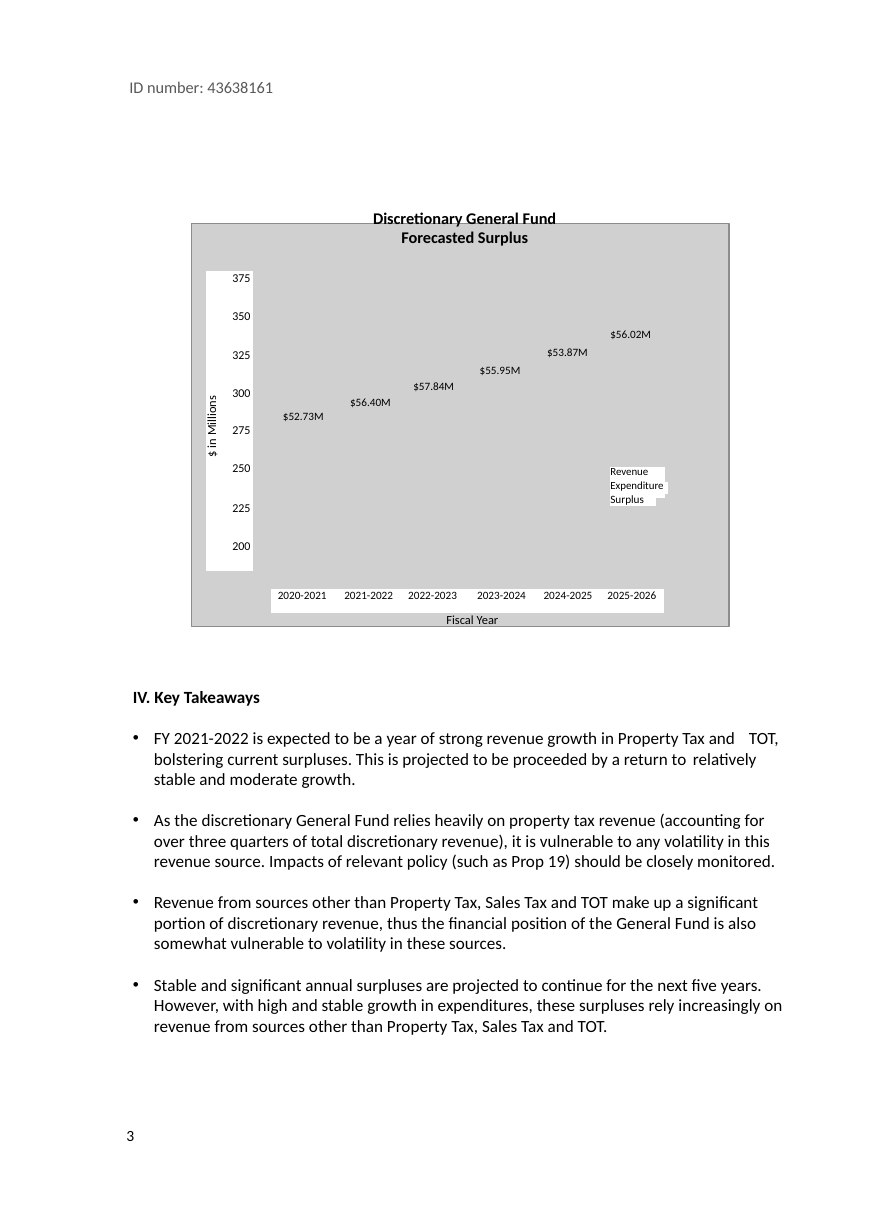
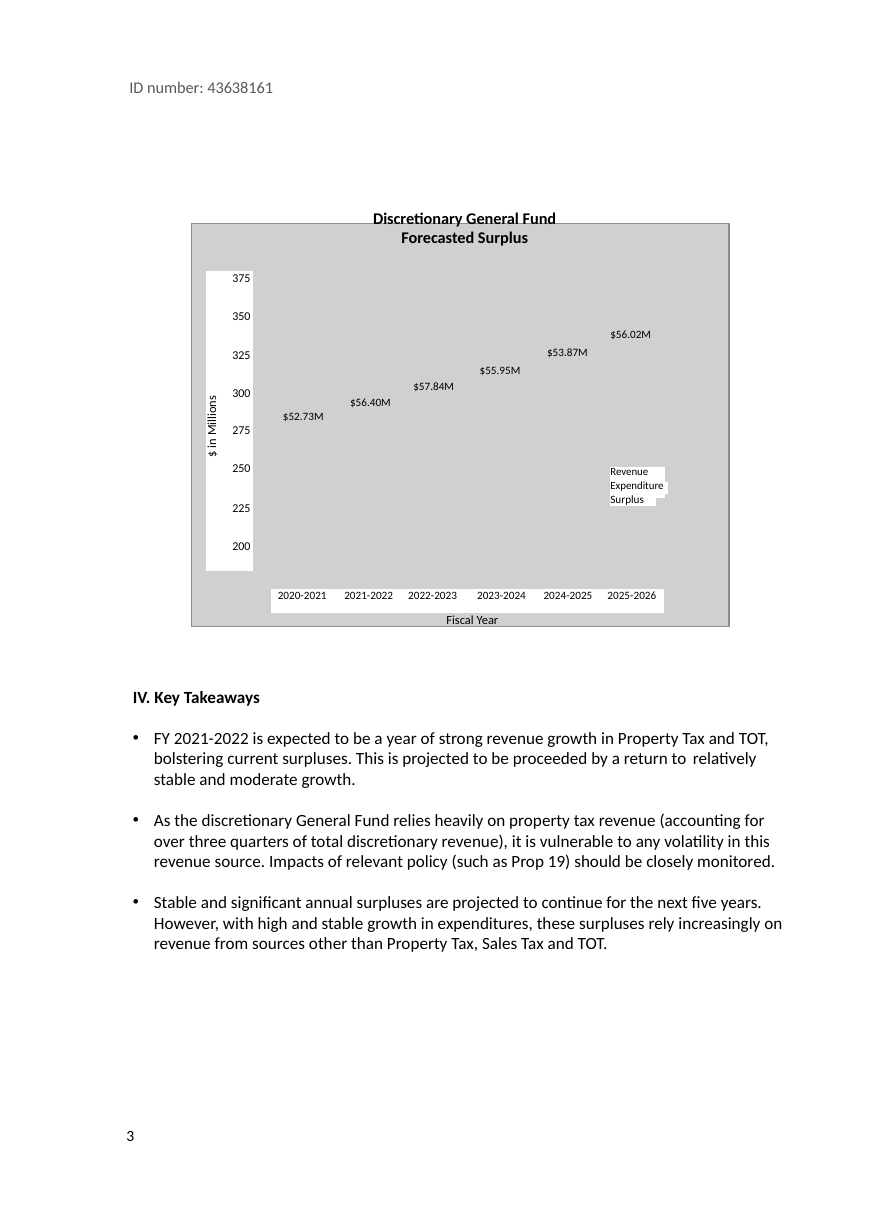
Before and after one commit to gillsarah/5yr_govt_forecast_viz, a slide deck: slide 3 of SB 5yr forecast viz -writup.pptx. Drawn at 896x1232 pixels with LibreOffice and Linux fonts; fonts in the diff are those of the drawing; grey boxes stand for pictures. Boxes give left, top, right and bottom in pixels: in the first picture for what was removed or moved away, otherwise in the second. Text is boxed around its words. In the diff, an @@ line names an element or a change of style, - is before the commit and + after.

```diff
--- a/SB 5yr forecast viz -writup.pptx
+++ b/SB 5yr forecast viz -writup.pptx
@@ text at [154, 896, 758, 952]: paragraph removed @@
-• Revenue from sources other than Property Tax, Sales Tax and TOT make up a significant portion of discretionary revenue, thus the financial position of the General Fund is also somewhat vulnerable to volatility in these sources.
```
Also in this commit, not shown: 2 other slides changed.
